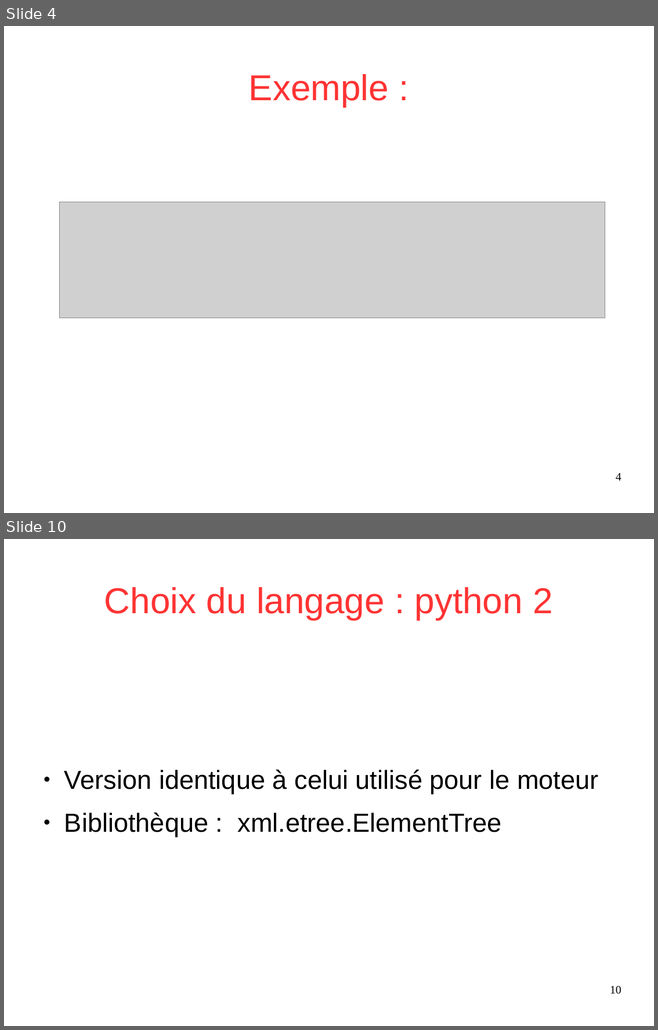
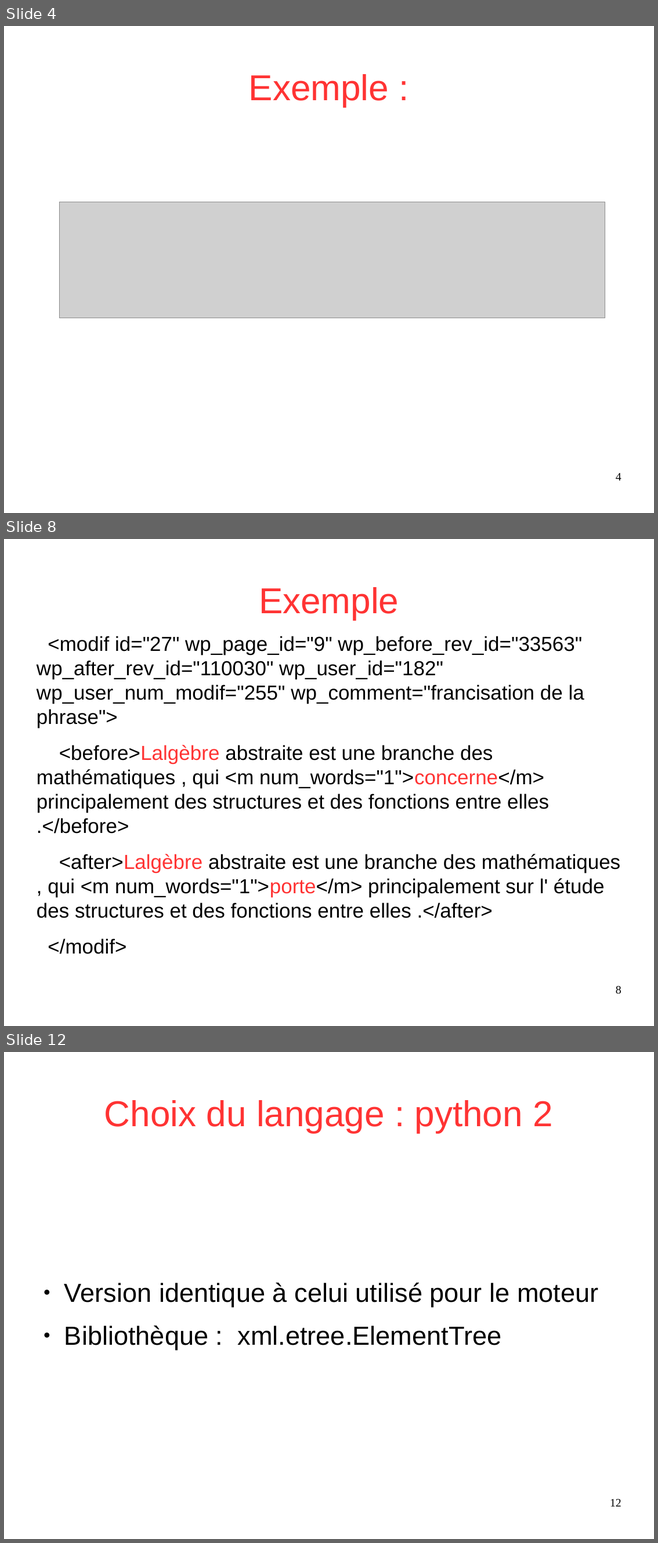
Before and after one commit to Sle3pingForest/StageL3, a slide deck: RapportDamien/presentation.odp. Shown one above the other, each under a label of ours: slides 4 and 10 before the commit, slides 4, 8 and 12 after it; the slides between them are not shown. The pictures are 658x1030 and 658x1543 pixels, drawn with LibreOffice and Linux fonts; fonts in the diff are those of the drawing; grey boxes stand for pictures; background and template pictures are left out. Boxes give left, top, right and bottom in pixels: in the first picture for what was removed or moved away, otherwise in the second. Text is boxed around its words. In the diff, an @@ line names an element or a change of style, - is before the commit and + after.

```diff
--- a/RapportDamien/presentation.odp
+++ b/RapportDamien/presentation.odp
@@ slide 8 added at (4, 539, 654, 1026), background #FFFFFF @@
@@ title added at (259, 587, 398, 620), 44 pt, text #FF3333 @@
+Exemple
@@ text added at (36, 636, 620, 954), 24.8 pt, text #000000 @@
+<modif id="27" wp_page_id="9" wp_before_rev_id="33563" wp_after_rev_id="110030" wp_user_id="182" wp_user_num_modif="255" wp_comment="francisation de la phrase">
+<before>Lalgèbre abstraite est une branche des mathématiques , qui <m num_words="1">concerne</m> principalement des structures et des fonctions entre elles .</before>
+<after>Lalgèbre abstraite est une branche des mathématiques , qui <m num_words="1">porte</m> principalement sur l' étude des structures et des fonctions entre elles .</after>
+</modif>
@@ page number added at (615, 986, 621, 994), 14 pt, text #000000 @@
+8
@@ what was slide 10 is now slide 12 @@
@@ page number at (610, 1499, 621, 1507): text changed @@
-10
+12
```
Also in this commit, not shown: 9 slides changed, 1 other slide added, 14 other files.
